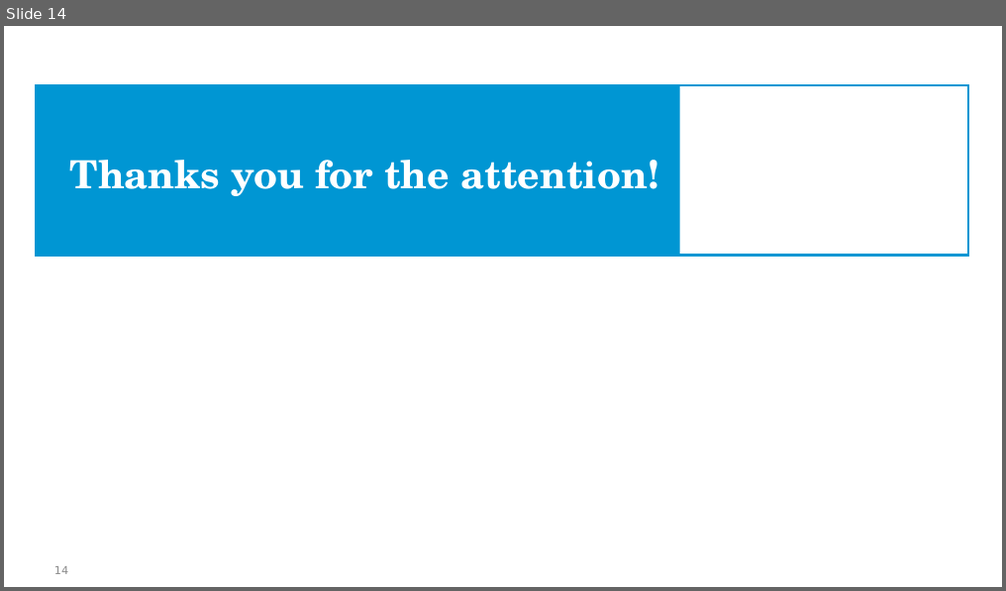
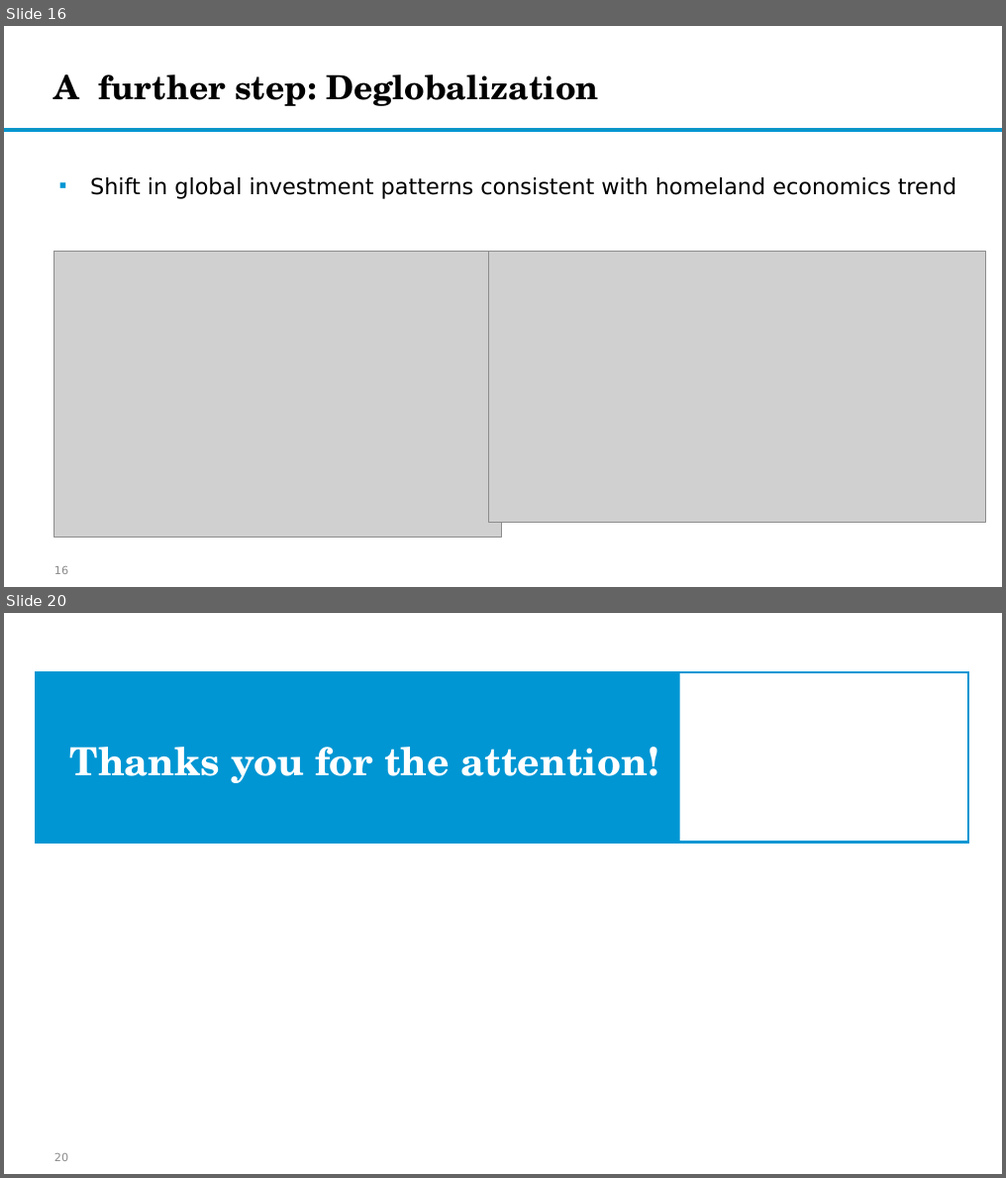
Before and after one commit to EliaDG/EU-Core-Periphery-Division-in-the-wake-of-Deglobalization, a slide deck: 03_final_data/Global Imbalances and Core-Periphery Model in the EU.pptx. Shown one above the other, each under a label of ours: slide 14 before the commit, slides 16 and 20 after it; the slides between them are not shown. The pictures are 1006x591 and 1006x1178 pixels, drawn with LibreOffice and Linux fonts; fonts in the diff are those of the drawing; grey boxes stand for pictures; background and template pictures are left out. Boxes give left, top, right and bottom in pixels: in the first picture for what was removed or moved away, otherwise in the second. Text is boxed around its words. In the diff, an @@ line names an element or a change of style, - is before the commit and + after.

```diff
--- a/03_final_data/Global Imbalances and Core-Periphery Model in the EU.pptx
+++ b/03_final_data/Global Imbalances and Core-Periphery Model in the EU.pptx
@@ slide 16 added at bbox=[4, 26, 1002, 587], background #FFFFFF @@
@@ title added at bbox=[54, 75, 599, 106], 24 pt, text #000000, bold @@
+A further step: Deglobalization
@@ rectangle added at bbox=[4, 129, 1002, 131], fill #0C94B7, outline #0096D3 1 pt @@
@@ text added at bbox=[90, 177, 957, 199], 16 pt, text #000000 @@
+▪ Shift in global investment patterns consistent with homeland economics trend
@@ picture added at bbox=[54, 251, 502, 537] @@
@@ picture added at bbox=[489, 251, 986, 522] @@
@@ page number added at bbox=[54, 567, 68, 574], 8 pt, text #8C8C8C @@
+16
@@ what was slide 14 is now slide 20 @@
@@ page number at bbox=[54, 1154, 68, 1161]: text changed @@
-14
+20
```
Also in this commit, not shown: 6 slides changed, 16 other slides added, 7 slides removed, 11 other files.
